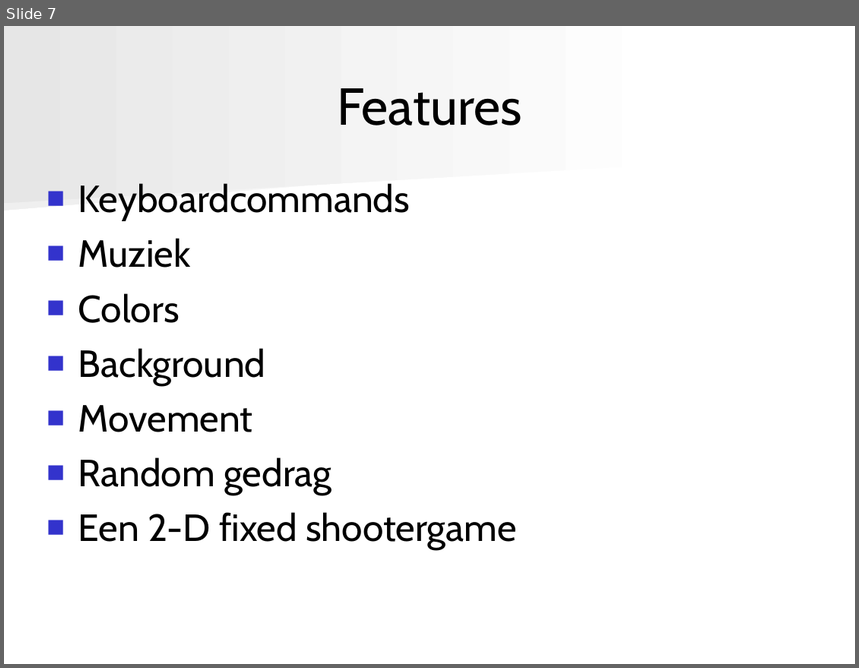
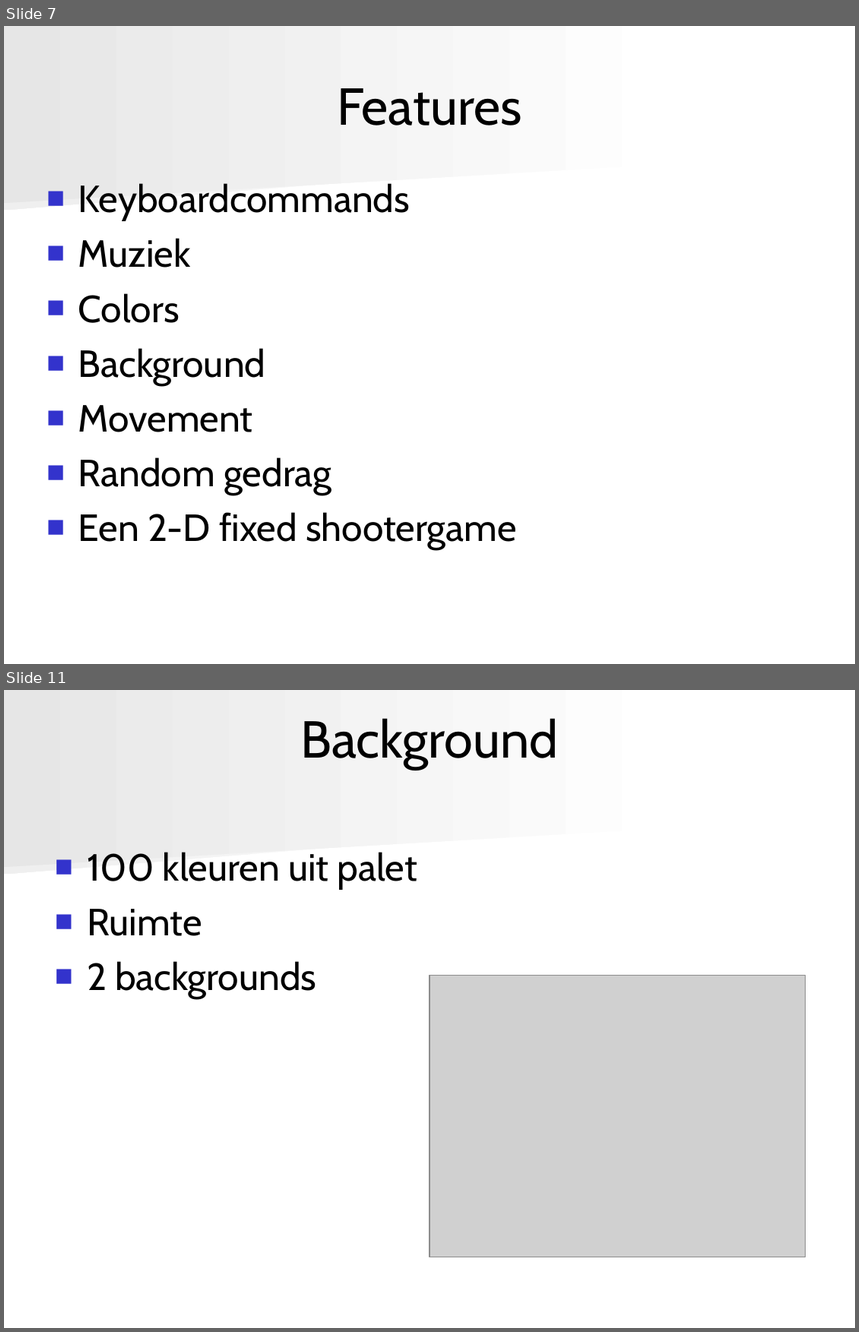
Before and after one commit to angryzor/space_invaders_8086, a slide deck: Presentatie.ppt. Shown one above the other, each under a label of ours: slide 7 before the commit, slides 7 and 11 after it; the slides between them are not shown. The pictures are 859x668 and 859x1332 pixels, drawn with LibreOffice and Linux fonts; fonts in the diff are those of the drawing; grey boxes stand for pictures. Boxes give left, top, right and bottom in pixels: in the first picture for what was removed or moved away, otherwise in the second. Text is boxed around its words. In the diff, an @@ line names an element or a change of style, - is before the commit and + after.

```diff
--- a/Presentatie.ppt
+++ b/Presentatie.ppt
@@ slide 11 added at [4, 690, 855, 1328], background #FFFFFF; not listed: 2 template elements that a slide beside it also shows @@
@@ title added at [300, 718, 558, 770], 44 pt, text #000000 @@
+Background
@@ text added at [87, 852, 417, 999], 32 pt, text #000000 @@
+■ 100 kleuren uit palet
+■ Ruimte
+■ 2 backgrounds
@@ picture added at [430, 976, 806, 1258] @@
```
Also in this commit, not shown: 22 other slides changed, 3 other slides added.
